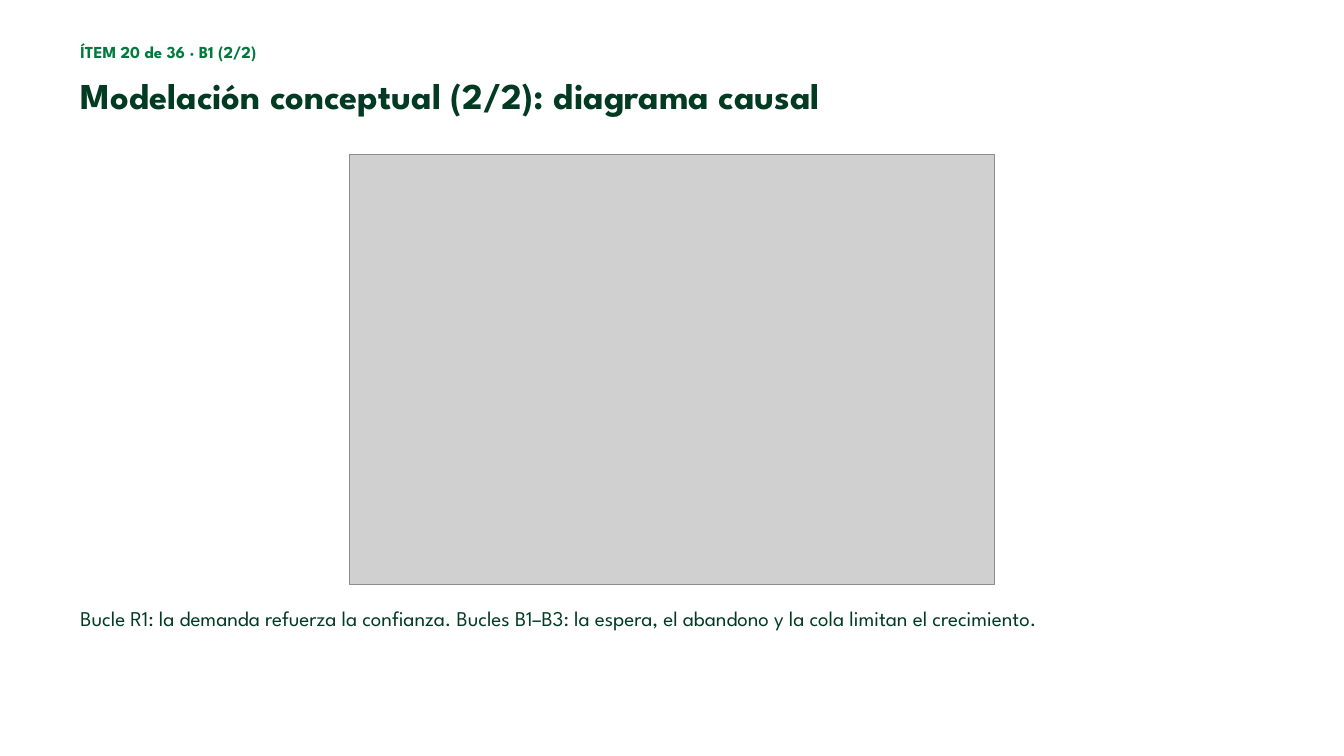
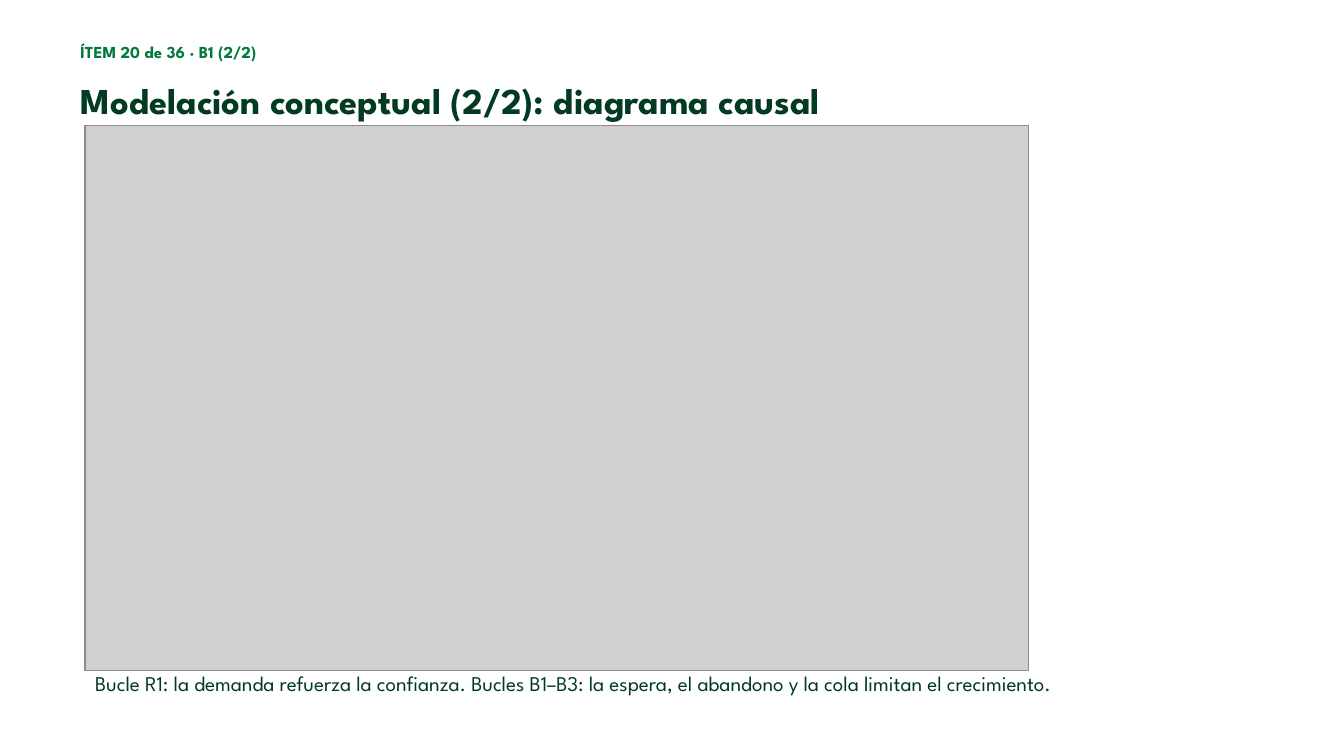
Before and after one commit to esteban-nieto/Modelacion, a slide deck: slide 24 of docs/exposicion/Exposicion_Modelacion.pptx. Drawn at 1344x756 pixels with LibreOffice and Linux fonts; fonts in the diff are those of the drawing; grey boxes stand for pictures; background and template pictures are left out. Boxes give left, top, right and bottom in pixels: in the first picture for what was removed or moved away, otherwise in the second. Text is boxed around its words. In the diff, an @@ line names an element or a change of style, - is before the commit and + after.

```diff
--- a/docs/exposicion/Exposicion_Modelacion.pptx
+++ b/docs/exposicion/Exposicion_Modelacion.pptx
@@ text "Modelación conceptual (2/2): diagrama causal" rewrapped from (x1=80, y1=83, x2=820, y2=117) to (x1=80, y1=88, x2=820, y2=126) @@
@@ picture resized from (x1=350, y1=154, x2=995, y2=585) to (x1=85, y1=125, x2=1028, y2=670) @@
@@ text "Bucle R1: la demanda refuerza ..." rewrapped from (x1=80, y1=611, x2=1036, y2=631) to (x1=95, y1=670, x2=1051, y2=696) @@
```
Also in this commit, not shown: 8 other slides changed, 1 other file.
